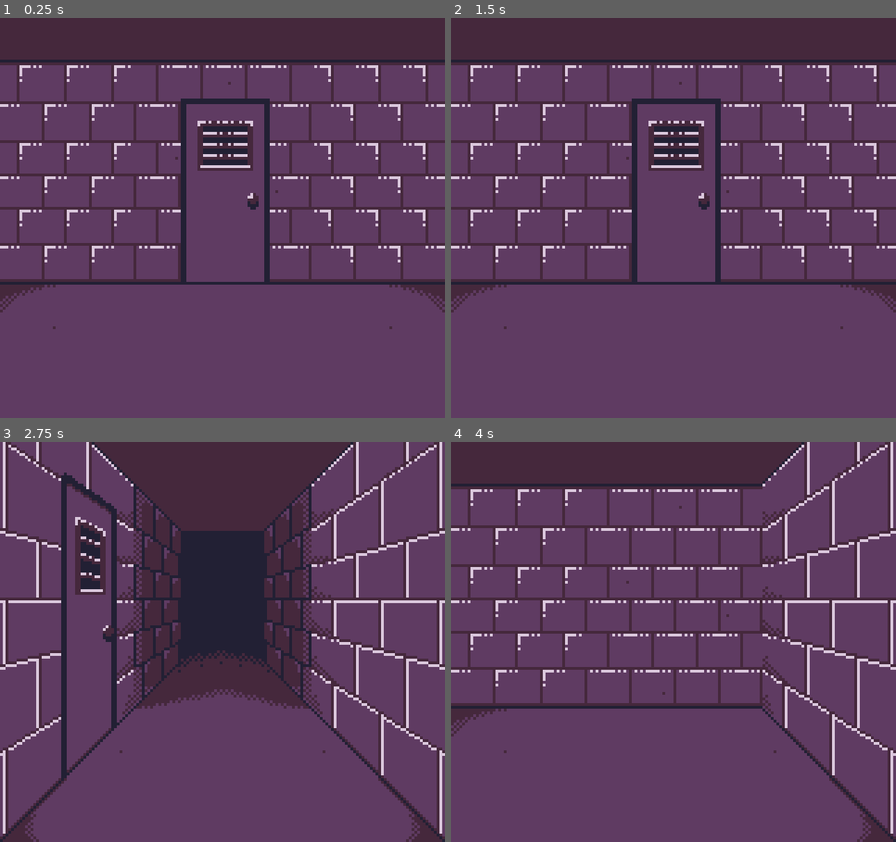
Above: before the commit, frames 1-4 (two rows, left to right).
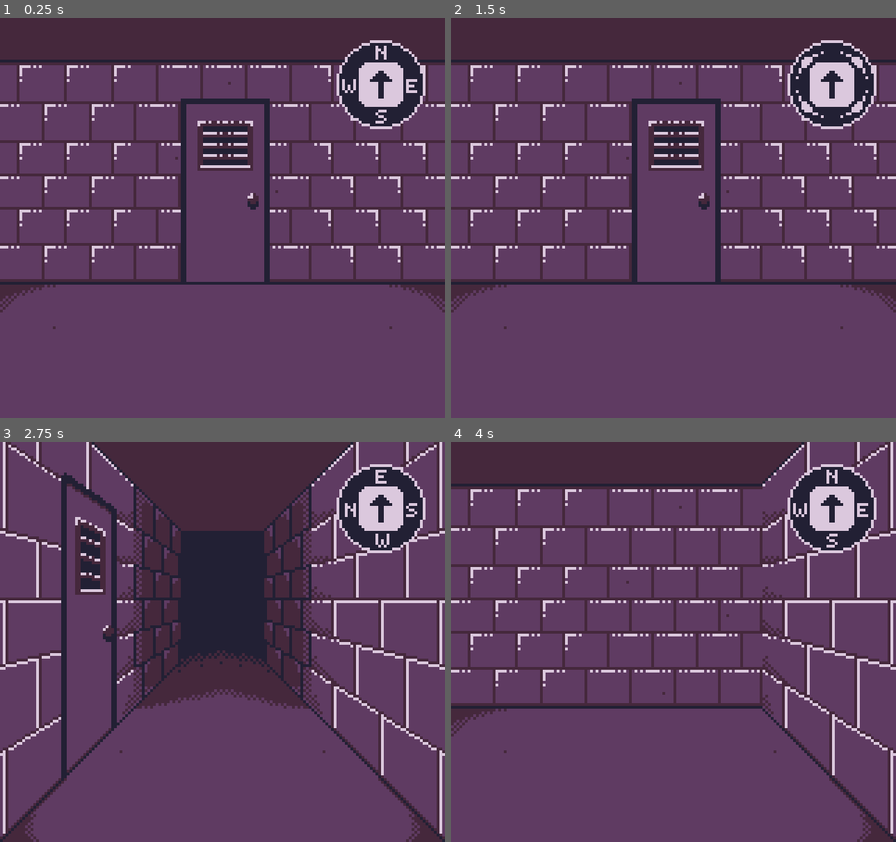
Above: after the commit, the same moments.

Repository: GartTheSkeleton/GameboyDungeon
Game: Godot game, scene res://src/Game/gameworld.tscn
Same seed, same stepped clock (60 frames per second), same inputs: the game is played once before the commit and once after it.
Inputs:
- Up to frame 1 (0.25 s): no input
- Up to frame 2 (1.5 s): tap Enter at 0.5 s; hold Right (Right) 0.53-1.28 s; tap X (B) at 0.6, 1.35 s; tap Space at 1.25 s; hold Left (Left) from 1.28 s (still down)
- Up to frame 3 (2.75 s): tap Enter at 2 s; release Left (Left) at 2.03 s; hold Right (Right) from 2.03 s (still down); tap X (B) at 2.1 s
- Up to frame 4 (4 s): tap Space at 2.75 s; release Right (Right) at 2.78 s; hold Up (Up) 2.78-3.53 s; tap X (B) at 2.85, 3.6 s; tap Enter at 3.5 s; hold Left (Left) from 3.53 s (still down)

The runs differ from the first frame. In frame 1, 3.3% of the frame differs, in the area x 75-96%, y 5-28%; in frame 2, 3.3%; in frame 3, 3.4%; in frame 4, 3.4%.

Commit message:
compass action

Diff:
--- /dev/null
+++ b/src/Game/compass.gd
@@ -0,0 +1,8 @@
+extends AnimatedSprite2D
+
+@onready var gameworld = get_parent().get_parent()
+
+func _process(delta: float) -> void:
+	#print("I AM A COMPASS AND THE PLAYER IS FACING " + gameworld.playerFacingString)
+	if animation != gameworld.playerFacingString:
+		play(gameworld.playerFacingString)
--- a/src/Game/gameworld.tscn
+++ b/src/Game/gameworld.tscn
@@ -1,9 +1,82 @@
-[gd_scene load_steps=5 format=3 uid="uid://bb7wofvtwlsvg"]
+[gd_scene load_steps=17 format=3 uid="uid://bb7wofvtwlsvg"]
 
 [ext_resource type="Script" uid="uid://dy1t4tltd410w" path="res://src/Game/gameworld.gd" id="1_j714t"]
 [ext_resource type="PackedScene" uid="uid://bp20g3g4hsbbu" path="res://src/Map/Tile/tile.tscn" id="2_5ixr1"]
 [ext_resource type="Script" uid="uid://c486fvimusn8k" path="res://src/Game/EventHandler/event_handler.gd" id="2_hdij2"]
 [ext_resource type="Script" path="res://src/Map/map.gd" id="2_yssg5"]
+[ext_resource type="Texture2D" uid="uid://da0st4pysge5c" path="res://src/Assets/VFX/compass_switch.png" id="4_1nj4o"]
+[ext_resource type="Texture2D" uid="uid://djcix3tkx0pgh" path="res://src/Assets/VFX/compass_east.png" id="4_54q2d"]
+[ext_resource type="Texture2D" uid="uid://wsgskn3x1qa0" path="res://src/Assets/VFX/compass_north.png" id="5_1nj4o"]
+[ext_resource type="Texture2D" uid="uid://ds3xq2glk673u" path="res://src/Assets/VFX/compass_south.png" id="6_lgd45"]
+[ext_resource type="Texture2D" uid="uid://svmn8m2wftuu" path="res://src/Assets/VFX/compass_west.png" id="7_as7lh"]
+[ext_resource type="Script" uid="uid://drp8j51mma0ey" path="res://src/Game/compass.gd" id="8_q8503"]
+
+[sub_resource type="AtlasTexture" id="AtlasTexture_lgd45"]
+atlas = ExtResource("4_1nj4o")
+region = Rect2(0, 0, 48, 48)
+
+[sub_resource type="AtlasTexture" id="AtlasTexture_d75vc"]
+atlas = ExtResource("4_54q2d")
+region = Rect2(0, 0, 48, 48)
+
+[sub_resource type="AtlasTexture" id="AtlasTexture_j816e"]
+atlas = ExtResource("5_1nj4o")
+region = Rect2(0, 0, 48, 48)
+
+[sub_resource type="AtlasTexture" id="AtlasTexture_1s8sg"]
+atlas = ExtResource("6_lgd45")
+region = Rect2(0, 0, 48, 48)
+
+[sub_resource type="AtlasTexture" id="AtlasTexture_6jf8o"]
+atlas = ExtResource("7_as7lh")
+region = Rect2(0, 0, 48, 48)
+
+[sub_resource type="SpriteFrames" id="SpriteFrames_k0lof"]
+animations = [{
+"frames": [{
+"duration": 1.0,
+"texture": SubResource("AtlasTexture_lgd45")
+}, {
+"duration": 1.0,
+"texture": SubResource("AtlasTexture_d75vc")
+}],
+"loop": false,
+"name": &"EAST",
+"speed": 5.0
+}, {
+"frames": [{
+"duration": 1.0,
+"texture": SubResource("AtlasTexture_lgd45")
+}, {
+"duration": 1.0,
+"texture": SubResource("AtlasTexture_j816e")
+}],
+"loop": false,
+"name": &"NORTH",
+"speed": 5.0
+}, {
+"frames": [{
+"duration": 1.0,
+"texture": SubResource("AtlasTexture_lgd45")
+}, {
+"duration": 1.0,
+"texture": SubResource("AtlasTexture_1s8sg")
+}],
+"loop": false,
+"name": &"SOUTH",
+"speed": 5.0
+}, {
+"frames": [{
+"duration": 1.0,
+"texture": SubResource("AtlasTexture_lgd45")
+}, {
+"duration": 1.0,
+"texture": SubResource("AtlasTexture_6jf8o")
+}],
+"loop": false,
+"name": &"WEST",
+"speed": 5.0
+}]
 
 [node name="Gameworld" type="Node2D"]
 script = ExtResource("1_j714t")
@@ -53,6 +126,13 @@
 
 [node name="Camera2D" type="Camera2D" parent="."]
 
+[node name="Compass" type="AnimatedSprite2D" parent="Camera2D"]
+texture_filter = 1
+position = Vector2(56, -48)
+sprite_frames = SubResource("SpriteFrames_k0lof")
+animation = &"EAST"
+script = ExtResource("8_q8503")
+
 [node name="EventHandler" type="Node" parent="."]
 script = ExtResource("2_hdij2")
 
Binary file added: src/Assets/VFX/compass_switch.png
Not shown, added: src/Game/compass.gd.uid
Not shown, changed: Clips/clip.avi
